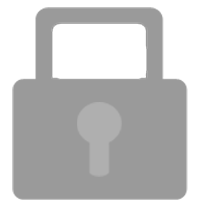
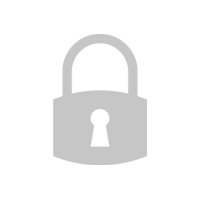
Comparing the layer stacks of the two w=200, h=200 images. Changes:
added layer "lock-10" above "Shape 4" over [53, 34, 147, 165]
hid "Shape 4" over [77, 102, 122, 177]
hid "Shape 2", painted on it over [12, 7, 188, 200]
